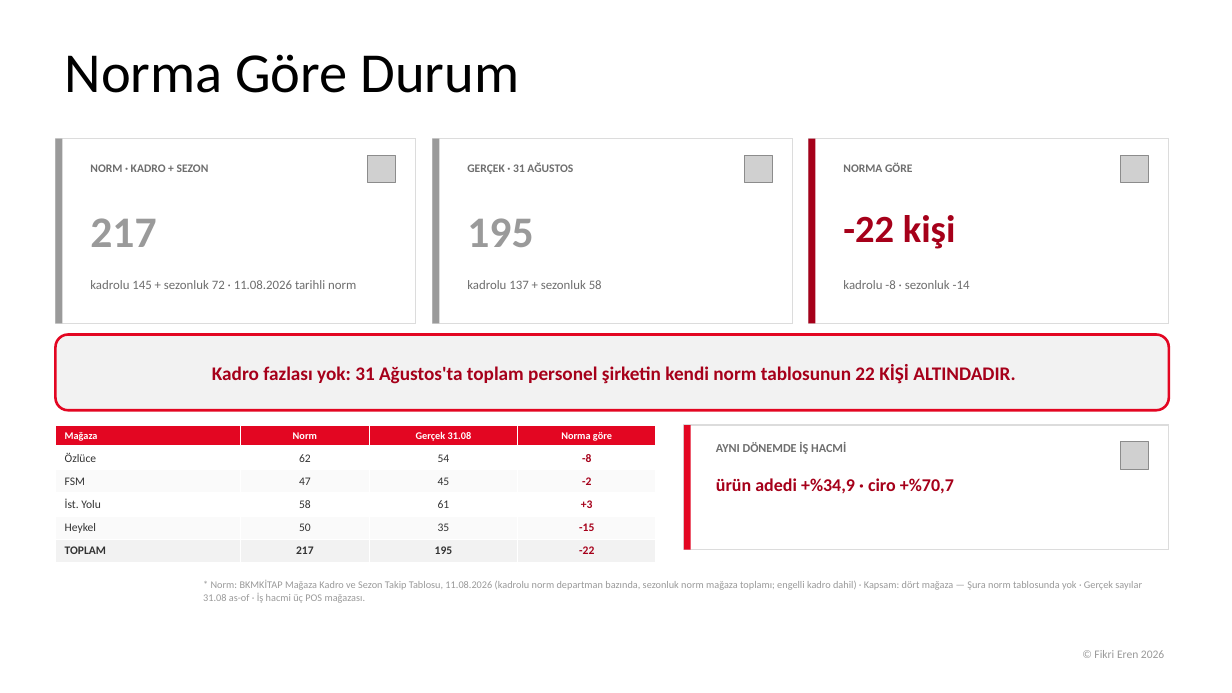
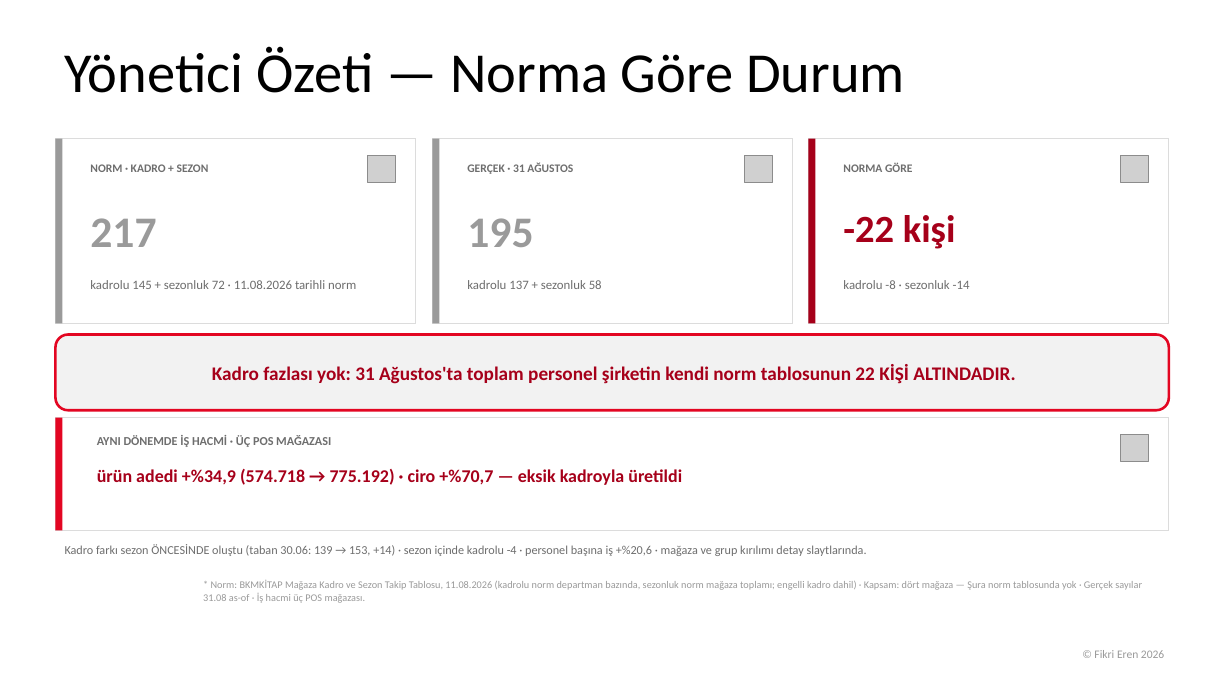
Before and after one commit to fikrierenn/pusula, a slide deck: slide 2 of briefings/sezon-kadro-20260902/sunum-kadro-sezon2026.pptx. Drawn at 1232x693 pixels with LibreOffice and Linux fonts; fonts in the diff are those of the drawing; grey boxes stand for pictures; background and template pictures are left out. Boxes give left, top, right and bottom in pixels: in the first picture for what was removed or moved away, otherwise in the second. Text is boxed around its words. In the diff, an @@ line names an element or a change of style, - is before the commit and + after.

```diff
--- a/briefings/sezon-kadro-20260902/sunum-kadro-sezon2026.pptx
+++ b/briefings/sezon-kadro-20260902/sunum-kadro-sezon2026.pptx
@@ title at (65,46,905,93): text changed @@
-Norma Göre Durum
+Yönetici Özeti — Norma Göre Durum
@@ rectangle: place and size @@
-rectangle at (684,425,1169,550)
+rectangle at (55,418,1169,531)
@@ rectangle: place and size @@
-rectangle at (684,425,690,550)
+rectangle at (55,418,62,531)
@@ table removed at (55,425,656,558), 6 rows, 4 columns @@
-Mağaza | Norm | Gerçek 31.08 | Norma göre
-Özlüce | 62 | 54 | -8
-FSM | 47 | 45 | -2
-İst. Yolu | 58 | 61 | +3
-Heykel | 50 | 35 | -15
-TOPLAM | 217 | 195 | -22
@@ text at (97,435,331,447): text changed @@
-AYNI DÖNEMDE İŞ HACMİ
+AYNI DÖNEMDE İŞ HACMİ · ÜÇ POS MAĞAZASI
@@ picture: place and size @@
-picture at (1121,442,1149,470)
+picture at (1121,434,1149,462)
@@ text at (97,469,682,485): text changed @@
-ürün adedi +%34,9 · ciro +%70,7
+ürün adedi +%34,9 (574.718 → 775.192) · ciro +%70,7 — eksik kadroyla üretildi
@@ text added at (65,544,867,556), 9.5 pt, text #6E6E6E @@
+Kadro farkı sezon ÖNCESİNDE oluştu (taban 30.06: 139 → 153, +14) · sezon içinde kadrolu -4 · personel başına iş +%20,6 · mağaza ve grup kırılımı detay slaytlarında.
```
Also in this commit, not shown: 1 other slide changed, 3 slides removed, 1 other file.
